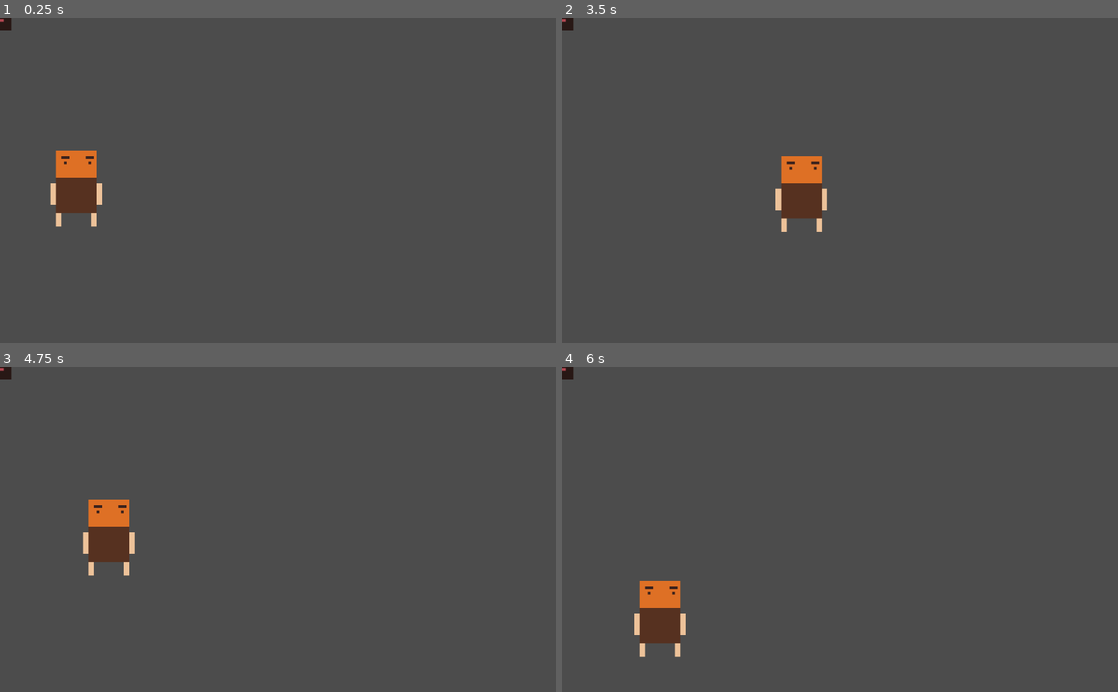
Above: before the commit, frames 1-4 (two rows, left to right).
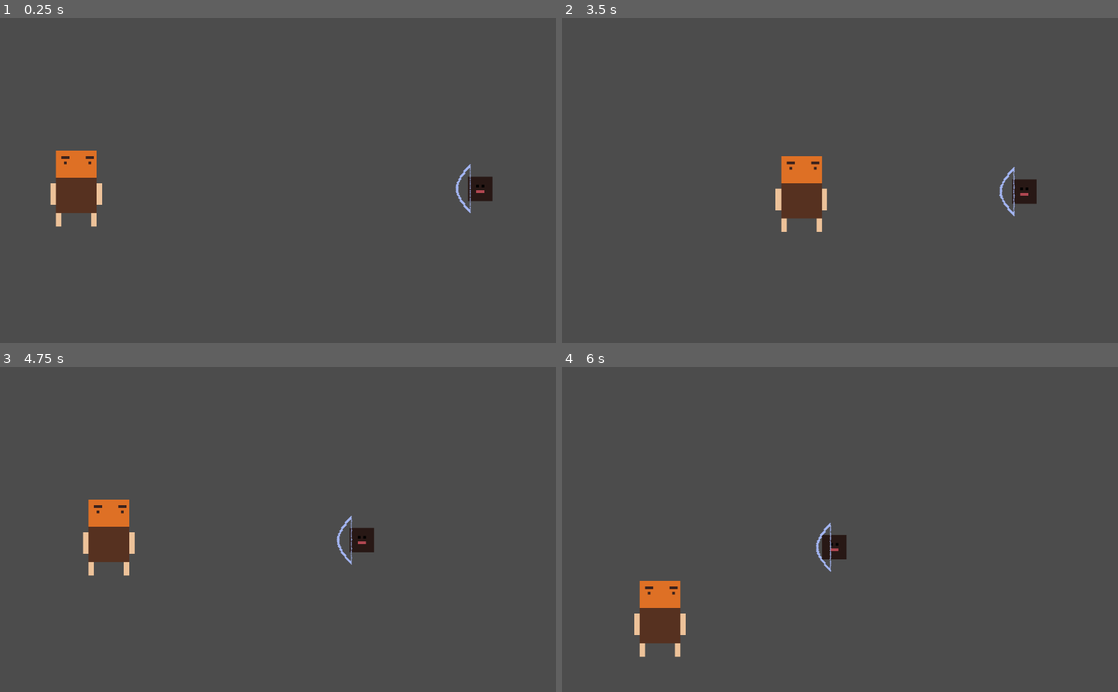
Above: after the commit, the same moments.

Repository: theomayoraz30/dwarf_adventure
Game: Godot game, scene res://scenes/main.tscn
Same seed, same stepped clock (60 frames per second), same inputs: the game is played once before the commit and once after it.
Inputs (mouse positions are in pixels of both pictures, inside the frame that each line leads up to):
- Up to frame 1 (0.25 s): no input
- Up to frame 2 (3.5 s): tap Enter at 0.5 s; move the mouse to (962, 164) at 0.52 s; press the mouse at (962, 164) at 0.53 s; hold D (right) 0.53-1.28 s; move the mouse to (728, 196) at 1.27 s; release the mouse at (728, 196) at 1.28 s; hold S (down) 1.28-2.03 s; click (728, 196) at 1.35 s; move the mouse to (895, 109) at 2.02 s; press the mouse at (895, 109) at 2.03 s; hold D (right) 2.03-2.78 s; move the mouse to (812, 245) at 2.77 s; release the mouse at (812, 245) at 2.78 s; hold W (up) from 2.78 s (still down); click (812, 245) at 2.85 s
- Up to frame 3 (4.75 s): move the mouse to (444, 578) at 3.52 s; release W (up) at 3.53 s; press the mouse at (444, 578) at 3.53 s; hold A (left) from 3.53 s (still down); move the mouse to (111, 480) at 4.27 s; release the mouse at (111, 480) at 4.28 s; click (111, 480) at 4.35 s
- Up to frame 4 (6 s): move the mouse to (867, 529) at 5.02 s; release A (left) at 5.03 s; press the mouse at (867, 529) at 5.03 s; hold S (down) 5.03-5.78 s; move the mouse to (756, 448) at 5.77 s; release the mouse at (756, 448) at 5.78 s; hold D (right) from 5.78 s (still down); click (756, 448) at 5.85 s

The runs differ from the first frame. In frame 1, 0.5% of the frame differs, in the area x 0-89%, y 0-61%; in frame 2, 0.5%, in the area x 0-86%, y 0-62%; in frame 3, 0.5%; in frame 4, 0.5%.

Commit message:
enemy attack and flee

Diff:
--- a/enemies/EnemyMelee.tscn
+++ b/enemies/EnemyMelee.tscn
@@ -45,33 +45,81 @@
 "update": 0,
 "values": [ 0.0 ]
 }
+tracks/3/type = "value"
+tracks/3/path = NodePath("Weapon/Sprite:scale")
+tracks/3/interp = 1
+tracks/3/loop_wrap = true
+tracks/3/imported = false
+tracks/3/enabled = true
+tracks/3/keys = {
+"times": PoolRealArray( 0 ),
+"transitions": PoolRealArray( 1 ),
+"update": 0,
+"values": [ Vector2( 0.2, 0.2 ) ]
+}
+tracks/4/type = "value"
+tracks/4/path = NodePath("Weapon/Sprite:rotation_degrees")
+tracks/4/interp = 1
+tracks/4/loop_wrap = true
+tracks/4/imported = false
+tracks/4/enabled = true
+tracks/4/keys = {
+"times": PoolRealArray( 0 ),
+"transitions": PoolRealArray( 1 ),
+"update": 0,
+"values": [ -225.0 ]
+}
+tracks/5/type = "value"
+tracks/5/path = NodePath("Weapon/Sprite:position")
+tracks/5/interp = 1
+tracks/5/loop_wrap = true
+tracks/5/imported = false
+tracks/5/enabled = true
+tracks/5/keys = {
+"times": PoolRealArray( 0 ),
+"transitions": PoolRealArray( 1 ),
+"update": 0,
+"values": [ Vector2( -20, 0 ) ]
+}
 
 [sub_resource type="Animation" id=4]
 resource_name = "attack"
 length = 0.5
 tracks/0/type = "value"
-tracks/0/path = NodePath("Weapon/CollisionShape2D:position")
+tracks/0/path = NodePath("Weapon/Sprite:scale")
 tracks/0/interp = 1
 tracks/0/loop_wrap = true
 tracks/0/imported = false
 tracks/0/enabled = true
 tracks/0/keys = {
-"times": PoolRealArray( 0, 0.2, 0.3, 0.5 ),
-"transitions": PoolRealArray( 1, 1, 1, 1 ),
+"times": PoolRealArray( 0 ),
+"transitions": PoolRealArray( 1 ),
 "update": 0,
-"values": [ Vector2( -40, -25 ), Vector2( -20, -53 ), Vector2( -76, 15 ), Vector2( -40, -25 ) ]
+"values": [ Vector2( 0.2, 0.2 ) ]
 }
 tracks/1/type = "value"
-tracks/1/path = NodePath("Weapon/CollisionShape2D:rotation_degrees")
+tracks/1/path = NodePath("Weapon/Sprite:rotation_degrees")
 tracks/1/interp = 1
 tracks/1/loop_wrap = true
 tracks/1/imported = false
 tracks/1/enabled = true
 tracks/1/keys = {
-"times": PoolRealArray( 0, 0.2, 0.3, 0.5 ),
-"transitions": PoolRealArray( 1, 1, 1, 1 ),
+"times": PoolRealArray( 0 ),
+"transitions": PoolRealArray( 1 ),
 "update": 0,
-"values": [ 0.0, 19.5, -102.1, 0.0 ]
+"values": [ -225.0 ]
+}
+tracks/2/type = "value"
+tracks/2/path = NodePath("Weapon/Sprite:position")
+tracks/2/interp = 1
+tracks/2/loop_wrap = true
+tracks/2/imported = false
+tracks/2/enabled = true
+tracks/2/keys = {
+"times": PoolRealArray( 0, 0.1, 0.5 ),
+"transitions": PoolRealArray( 1, 1, 1 ),
+"update": 0,
+"values": [ Vector2( -20, 0 ), Vector2( 0, 0 ), Vector2( -20, 0 ) ]
 }
 
 [sub_resource type="RectangleShape2D" id=2]
--- a/enemies/EnemyRanged.tscn
+++ b/enemies/EnemyRanged.tscn
@@ -1,7 +1,11 @@
-[gd_scene load_steps=6 format=2]
+[gd_scene load_steps=7 format=2]
 
 [ext_resource path="res://enemies/enemy_ranged.gd" type="Script" id=1]
 [ext_resource path="res://enemies/blackEnemies.png" type="Texture" id=2]
+[ext_resource path="res://bow-icon.png" type="Texture" id=3]
+
+[sub_resource type="RectangleShape2D" id=1]
+extents = Vector2( 22, 22 )
 
 [sub_resource type="Animation" id=3]
 length = 0.001
@@ -41,44 +45,85 @@
 "update": 0,
 "values": [ 0.0 ]
 }
+tracks/3/type = "value"
+tracks/3/path = NodePath("Weapon/Sprite:scale")
+tracks/3/interp = 1
+tracks/3/loop_wrap = true
+tracks/3/imported = false
+tracks/3/enabled = true
+tracks/3/keys = {
+"times": PoolRealArray( 0 ),
+"transitions": PoolRealArray( 1 ),
+"update": 0,
+"values": [ Vector2( 0.2, 0.2 ) ]
+}
+tracks/4/type = "value"
+tracks/4/path = NodePath("Weapon/Sprite:rotation_degrees")
+tracks/4/interp = 1
+tracks/4/loop_wrap = true
+tracks/4/imported = false
+tracks/4/enabled = true
+tracks/4/keys = {
+"times": PoolRealArray( 0 ),
+"transitions": PoolRealArray( 1 ),
+"update": 0,
+"values": [ -225.0 ]
+}
+tracks/5/type = "value"
+tracks/5/path = NodePath("Weapon/Sprite:position")
+tracks/5/interp = 1
+tracks/5/loop_wrap = true
+tracks/5/imported = false
+tracks/5/enabled = true
+tracks/5/keys = {
+"times": PoolRealArray( 0 ),
+"transitions": PoolRealArray( 1 ),
+"update": 0,
+"values": [ Vector2( -20, 0 ) ]
+}
 
 [sub_resource type="Animation" id=4]
 resource_name = "attack"
 length = 0.5
 tracks/0/type = "value"
-tracks/0/path = NodePath("Weapon/CollisionShape2D:position")
+tracks/0/path = NodePath("Weapon/Sprite:scale")
 tracks/0/interp = 1
 tracks/0/loop_wrap = true
 tracks/0/imported = false
 tracks/0/enabled = true
 tracks/0/keys = {
-"times": PoolRealArray( 0, 0.2, 0.3, 0.5 ),
-"transitions": PoolRealArray( 1, 1, 1, 1 ),
+"times": PoolRealArray( 0 ),
+"transitions": PoolRealArray( 1 ),
 "update": 0,
-"values": [ Vector2( -40, -25 ), Vector2( -20, -53 ), Vector2( -76, 15 ), Vector2( -40, -25 ) ]
+"values": [ Vector2( 0.2, 0.2 ) ]
 }
 tracks/1/type = "value"
-tracks/1/path = NodePath("Weapon/CollisionShape2D:rotation_degrees")
+tracks/1/path = NodePath("Weapon/Sprite:rotation_degrees")
 tracks/1/interp = 1
 tracks/1/loop_wrap = true
 tracks/1/imported = false
 tracks/1/enabled = true
 tracks/1/keys = {
-"times": PoolRealArray( 0, 0.2, 0.3, 0.5 ),
-"transitions": PoolRealArray( 1, 1, 1, 1 ),
+"times": PoolRealArray( 0 ),
+"transitions": PoolRealArray( 1 ),
 "update": 0,
-"values": [ 0.0, 19.5, -102.1, 0.0 ]
+"values": [ -225.0 ]
 }
-
-[sub_resource type="RectangleShape2D" id=1]
-extents = Vector2( 22, 22 )
+tracks/2/type = "value"
+tracks/2/path = NodePath("Weapon/Sprite:position")
+tracks/2/interp = 1
+tracks/2/loop_wrap = true
+tracks/2/imported = false
+tracks/2/enabled = true
+tracks/2/keys = {
+"times": PoolRealArray( 0, 0.1, 0.5 ),
+"transitions": PoolRealArray( 1, 1, 1 ),
+"update": 0,
+"values": [ Vector2( -20, 0 ), Vector2( 0, 0 ), Vector2( -20, 0 ) ]
+}
 
 [node name="EnemyRanged" type="KinematicBody2D"]
 script = ExtResource( 1 )
-
-[node name="AnimationPlayer" type="AnimationPlayer" parent="."]
-anims/RESET = SubResource( 3 )
-anims/attack = SubResource( 4 )
 
 [node name="Sprite" type="Sprite" parent="."]
 position = Vector2( -1, 0 )
@@ -91,3 +136,15 @@
 
 [node name="Timer" type="Timer" parent="."]
 one_shot = true
+
+[node name="AnimationPlayer" type="AnimationPlayer" parent="."]
+anims/RESET = SubResource( 3 )
+anims/attack = SubResource( 4 )
+
+[node name="Weapon" type="Node2D" parent="."]
+
+[node name="Sprite" type="Sprite" parent="Weapon"]
+position = Vector2( -20, 0 )
+rotation = -3.92699
+scale = Vector2( 0.2, 0.2 )
+texture = ExtResource( 3 )
--- a/enemies/enemy_ranged.gd
+++ b/enemies/enemy_ranged.gd
@@ -2,6 +2,70 @@
 
 class_name EnemyRanged, "res://bow-icon.png"
 
+export var flee_range = 200
+onready var anim_player: AnimationPlayer = $AnimationPlayer;
 
-func _ready():
-	pass
+func idle_state(_delta):
+	# Play animation or something
+	set_idle_interest();
+	set_danger();
+	choose_direction();
+
+func patrol_state(_delta):
+	set_patrol_interest();
+	set_danger();
+	choose_direction();
+
+	if global_position.distance_to(patrol_position) < 20:
+		state = IDLE;
+
+	if distance_to_player < agro_range:
+		state = ATTACK;
+		SPEED = ATTACK_STATE_SPEED;
+
+func attack_state(_delta):
+	set_attack_interest(direction_to_player);
+	set_danger(player);
+
+	if player.global_position.x < global_position.x:
+		$Sprite.scale.x = 5;
+		$Weapon.scale.x = 1;
+	elif player.global_position.x > global_position.x:
+		$Sprite.scale.x = -5;
+		$Weapon.scale.x = -1;
+
+	if distance_to_player < attack_range:
+		set_idle_interest()
+		if not anim_player.is_playing():
+			anim_player.play("attack");
+
+	if distance_to_player < flee_range:
+		set_attack_interest(-direction_to_player)
+
+	if distance_to_player > agro_range:
+		state = PATROL;
+		SPEED = PATROL_STATE_SPEED;
+
+	choose_direction();
+
+func set_patrol_interest():
+	for i in num_rays:
+		var dir = ray_directions[i].dot(global_position.direction_to(patrol_position));
+		interest[i] = max(0, dir);
+
+func set_attack_interest(direction):
+	for i in num_rays:
+		var dir = ray_directions[i].dot(direction);
+		interest[i] = max(0, dir);
+
+func timer_timeout():
+	if state == IDLE:
+		state = PATROL;
+		get_random_patrol_point();
+	elif state == PATROL:
+		state = IDLE;
+		patrol_position = Vector2.ZERO;
+		velocity = Vector2.ZERO;
+
+	print("Timer timeout");
+	$Timer.start(rand_range(2, 5));
--- a/scenes/main.tscn
+++ b/scenes/main.tscn
@@ -6,6 +6,9 @@
 [node name="main" type="Node2D"]
 
 [node name="Enemy2" parent="." instance=ExtResource( 1 )]
+position = Vector2( 886, 315 )
+ATTACK_STATE_SPEED = 75
+attack_range = 400
 
 [node name="player" parent="." instance=ExtResource( 2 )]
 position = Vector2( 141, 315 )
